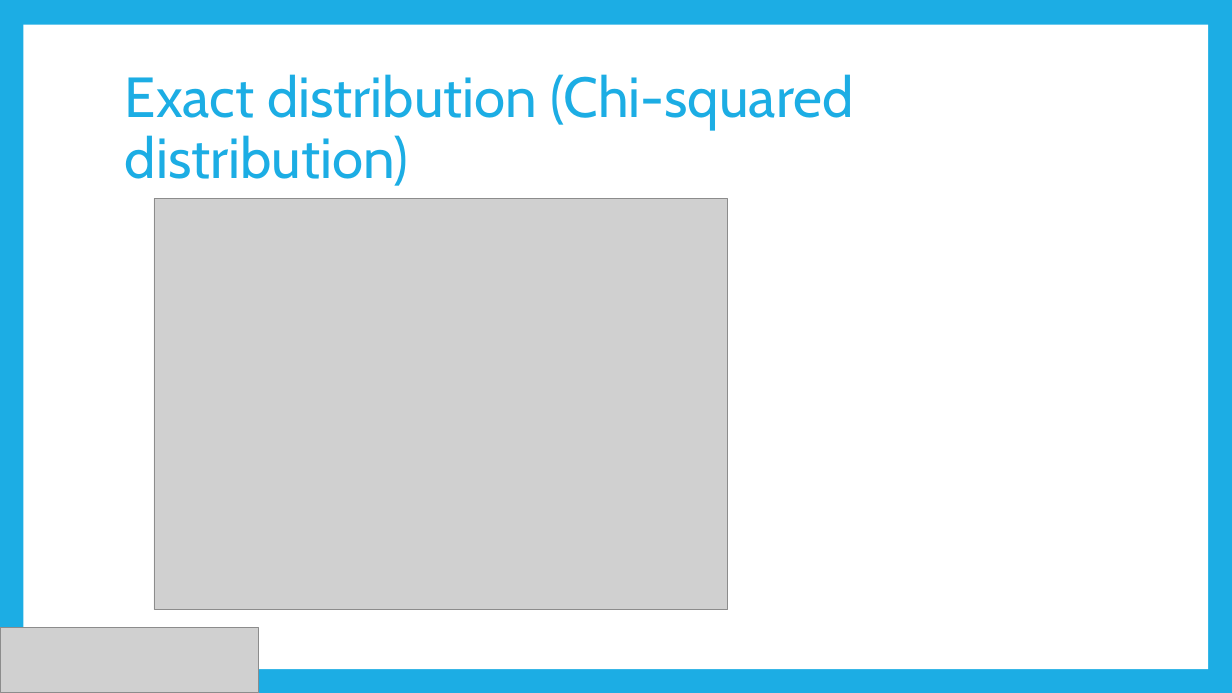
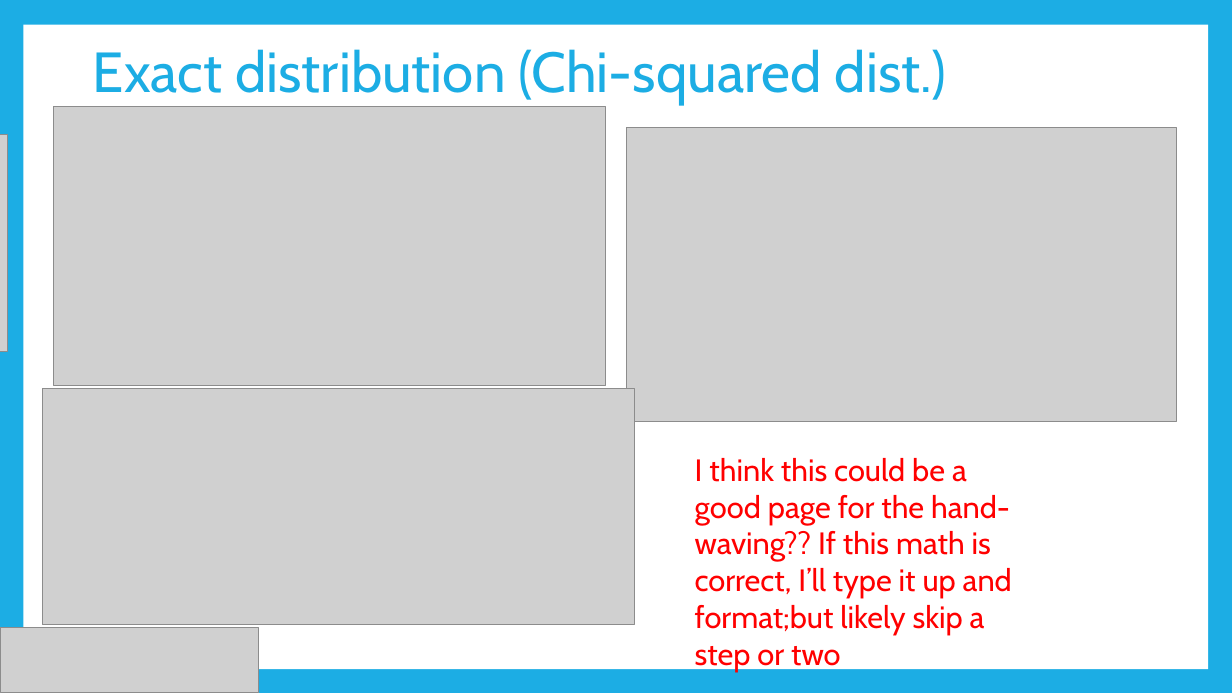
Before and after one commit to dsasson48/estimators_222, a slide deck: slide 10 of 222_presentation.pptx. Drawn at 1232x693 pixels with LibreOffice and Linux fonts; fonts in the diff are those of the drawing; grey boxes stand for pictures. Boxes give left, top, right and bottom in pixels: in the first picture for what was removed or moved away, otherwise in the second. Text is boxed around its words. In the diff, an @@ line names an element or a change of style, - is before the commit and + after.

Commit message:
updated exact interval

```diff
--- a/222_presentation.pptx
+++ b/222_presentation.pptx
@@ title at (93,49,947,105): text changed @@
-Exact distribution (Chi-squared distribution)
+Exact distribution (Chi-squared dist.)
@@ picture added at (53,106,605,385) @@
@@ picture: place and size @@
-picture at (154,199,728,610)
+picture at (0,135,6,352)
@@ picture added at (627,128,1177,421) @@
@@ picture added at (43,388,635,625) @@
@@ text added at (695,458,1012,672), 24 pt, text #FF0000 @@
+I think this could be a good page for the hand-waving?? If this math is correct, I’ll type it up and format;but likely skip a step or two
```
